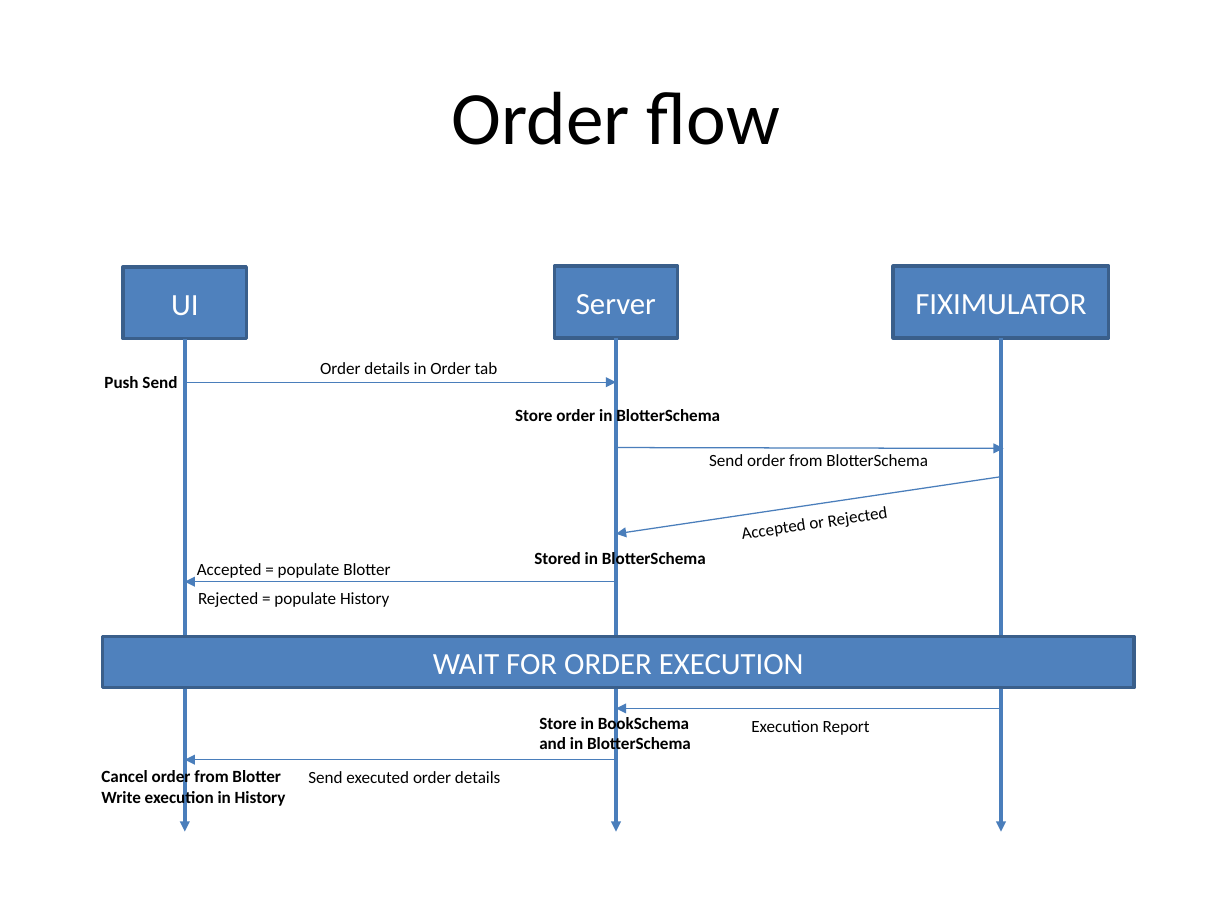
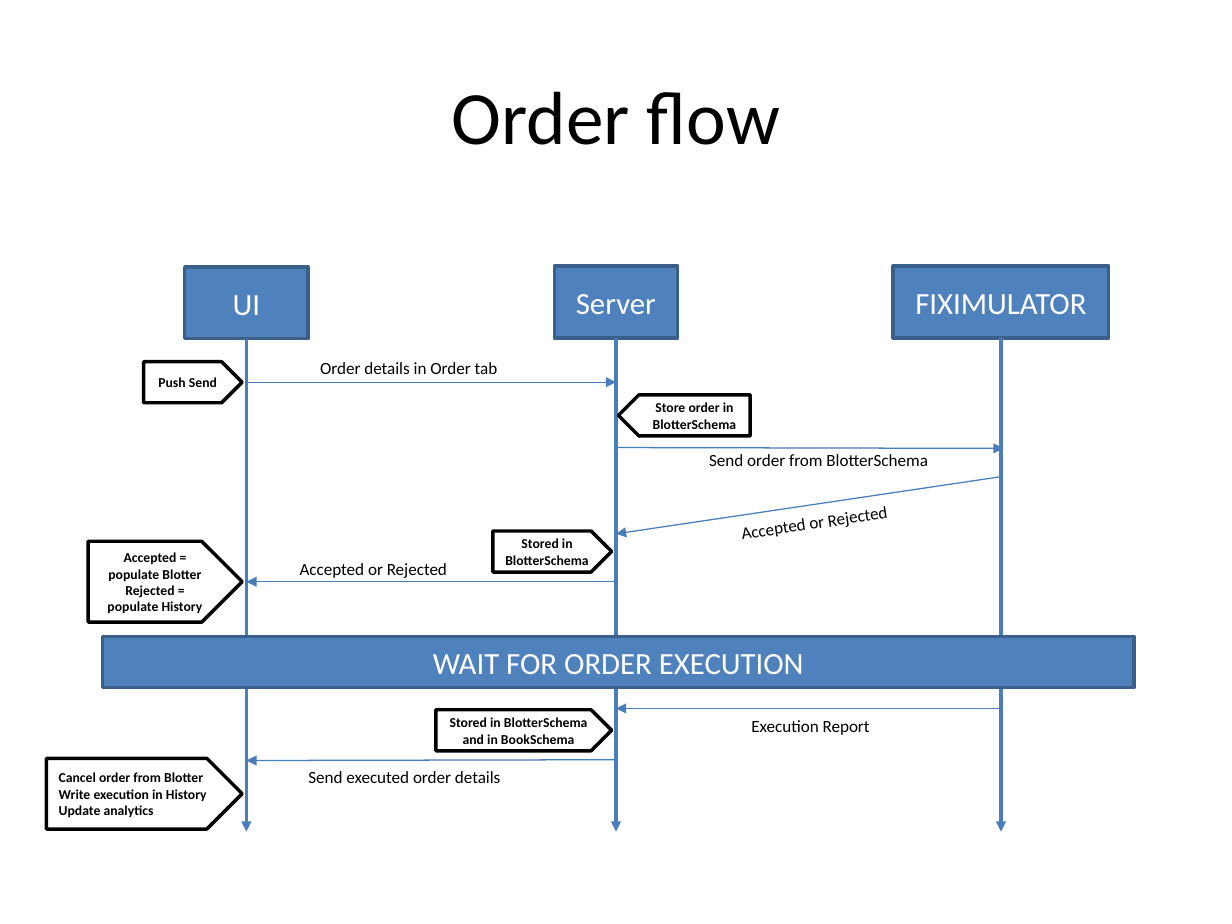
Before and after one commit to kandiu/omp, a slide deck: slide 8 of docs/UI-Server-FIXIMULATOR flow.pptx (slide 7 before the commit). Drawn at 1232x924 pixels with LibreOffice and Linux fonts; fonts in the diff are those of the drawing. Boxes give left, top, right and bottom in pixels: in the first picture for what was removed or moved away, otherwise in the second. Text is boxed around its words. In the diff, an @@ line names an element or a change of style, - is before the commit and + after.

Commit message:
new version of FSM

```diff
--- a/docs/UI-Server-FIXIMULATOR flow.pptx
+++ b/docs/UI-Server-FIXIMULATOR flow.pptx
@@ rectangle "UI": place and size @@
-rectangle "UI" at bbox=[123, 267, 246, 339]
+rectangle "UI" at bbox=[185, 267, 308, 339]
@@ arrow moved from (185, 339) - (185, 832) to (246, 339) - (246, 832) @@
@@ pentagon arrow "Push Send": place and size @@
-pentagon arrow "Push Send" at bbox=[104, 376, 177, 388]
+pentagon arrow "Push Send" at bbox=[144, 362, 243, 403]
@@ arrow moved from (185, 382) - (616, 382) to (246, 382) - (616, 382) @@
@@ left arrow "Store order in BlotterSchema": place and size @@
-left arrow "Store order in BlotterSchema" at bbox=[515, 408, 720, 427]
+left arrow "Store order in BlotterSchema" at bbox=[618, 394, 750, 436]
@@ size 10 to 8 pt; alignment left to centre; vertical alignment top to middle; outline none to #000000 2 pt in 3 elements at bbox=[144, 362, 243, 403], bbox=[618, 394, 750, 436], bbox=[493, 531, 611, 572] @@
@@ pentagon arrow "Stored in BlotterSchema": place and size @@
-pentagon arrow "Stored in BlotterSchema" at bbox=[534, 551, 706, 570]
+pentagon arrow "Stored in BlotterSchema" at bbox=[493, 531, 611, 572]
@@ pentagon arrow added at bbox=[89, 541, 243, 622], outline #000000 2 pt, 8 pt, text #000000, bold @@
+Accepted = populate Blotter
+Rejected = populate History
@@ text at bbox=[300, 563, 447, 578]: text changed @@
-Accepted = populate Blotter
+Accepted or Rejected
@@ text removed at bbox=[198, 592, 389, 607] @@
-Rejected = populate History
@@ arrow moved from (616, 582) - (185, 582) to (616, 582) - (246, 582) @@
@@ pentagon arrow added at bbox=[436, 710, 612, 750], outline #000000 2 pt, 8 pt, text #000000, bold @@
+Stored in BlotterSchema and in BookSchema
@@ text removed at bbox=[539, 715, 691, 754] @@
-Store in BookSchema
-and in BlotterSchema
@@ pentagon arrow "Cancel order from Blotter": place and size @@
-pentagon arrow "Cancel order from Blotter" at bbox=[101, 769, 286, 808]
+pentagon arrow "Cancel order from Blotter" at bbox=[47, 759, 243, 829]
@@ pentagon arrow "Cancel order from Blotter" at bbox=[47, 759, 243, 829]: vertical alignment top to middle; outline none to #000000 2 pt @@
@@ text in pentagon arrow at bbox=[59, 772, 207, 801]: size 10 to 8 pt in "Cancel order from Blotter", "Write execution in History" @@
@@ arrow moved from (616, 760) - (185, 760) to (616, 760) - (246, 760) @@
@@ text in pentagon arrow at bbox=[59, 805, 154, 817]: paragraph added @@
+Update analytics
```
Also in this commit, not shown: 5 other slides changed, 2 slides added.
